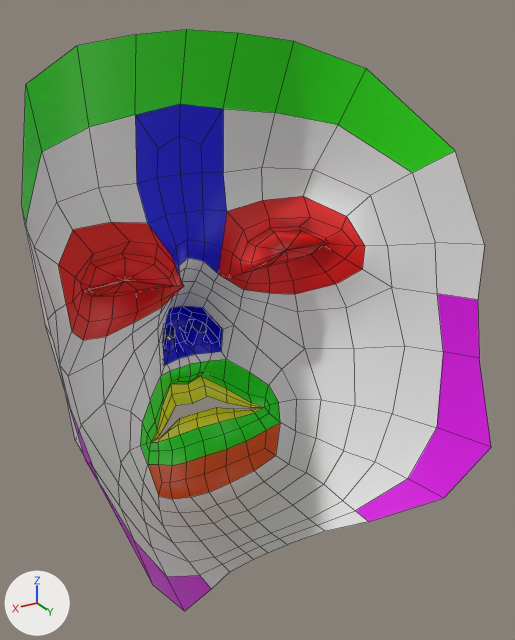
A saved change to the Blender file assets/VG_Template.blend.
Camera for both pictures: a camera (50 mm lens) standing at (1.49, 4.94, 5.38) and looking at (-1.82, -0.58, 2.62). The lights are fixed; the arrows at lower left show +X, +Y and +Z. The picture after the commit comes second. Mesh edges are drawn as thin lines.

Names of what the first picture shows: 'Template_Mesh'.
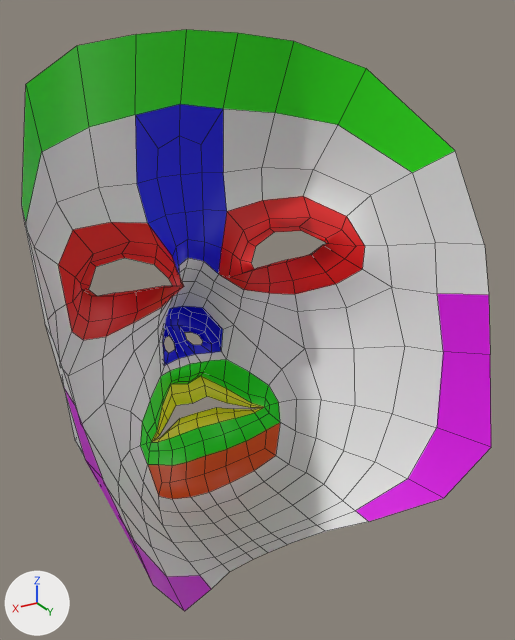
Changed parts and their boxes (x1, y1, x2, y2) in the pictures (515 x 640 px; the box of a moved part takes in the faces that stretch with it):
part 1 of me_eve_002, moved or reshaped: (45, 324, 152, 582) in both
part 2 of me_eve_002, deleted: before (89, 231, 326, 353)
part 3 of me_eve_002, moved or reshaped: (435, 243, 491, 447) in both

Diff of the bpy script that builds the scene:
```diff
--- a/assets/VG_Template.blend.py
+++ b/assets/VG_Template.blend.py
@@ me_eve_002 @@
 # used by ob_template_mesh; location = (-1.69, 0.78, 2.26)
 # verts and faces of me_eve_002; kept vertices keep their numbers, new ones are numbered from 446
 # before: 51 (2.04, -0.33, 0.53) at pixel (70, 408), 182 (1.95, -0.14, -0.01) at pixel (98, 480)
 # before: 290 (-2.04, -0.33, 0.53) at pixel (477, 299), 392 (-1.95, -0.14, -0.01) at pixel (479, 358)
-me_eve_002.from_pydata(...)  # 446 vertices, 432 faces; spans x -2.1..2.1, y -3.17..0.31, z -2.27..2.98
+me_eve_002.from_pydata(...)  # 430 vertices, 394 faces; spans x -2.1..2.1, y -3.17..0.31, z -2.27..2.98
+# me_eve_002 part 1
+verts[51] = (2.04, -0.21, 0.63)  # moved, pixel (74, 404)
+verts[182] = (1.95, -0.02, 0.09)  # moved, pixel (102, 478)
+# me_eve_002 part 2
+# 16 vertices are removed from x -0.93..0.93, y -2.91..-2.09, z -0.32..0.74
+# 38 faces are deleted
+# me_eve_002 part 3
+verts[290] = (-2.04, -0.21, 0.63)  # moved, pixel (488, 294)
+verts[392] = (-1.95, -0.02, 0.09)  # moved, pixel (490, 354)
 me_eve_002.materials.append(mat_white_001)
```
